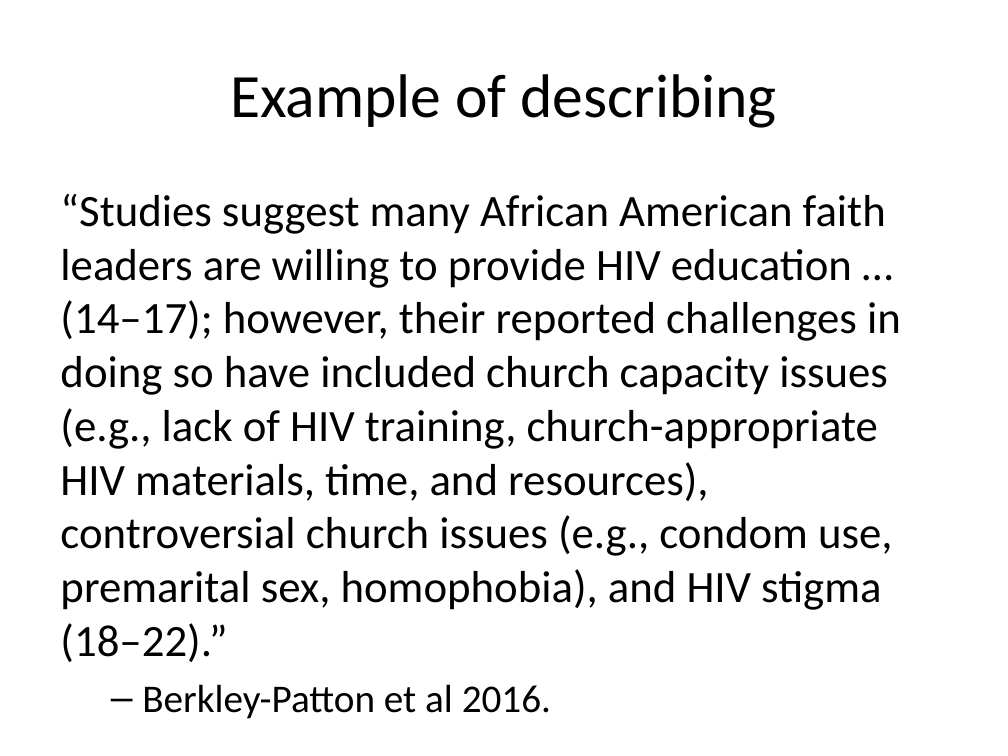
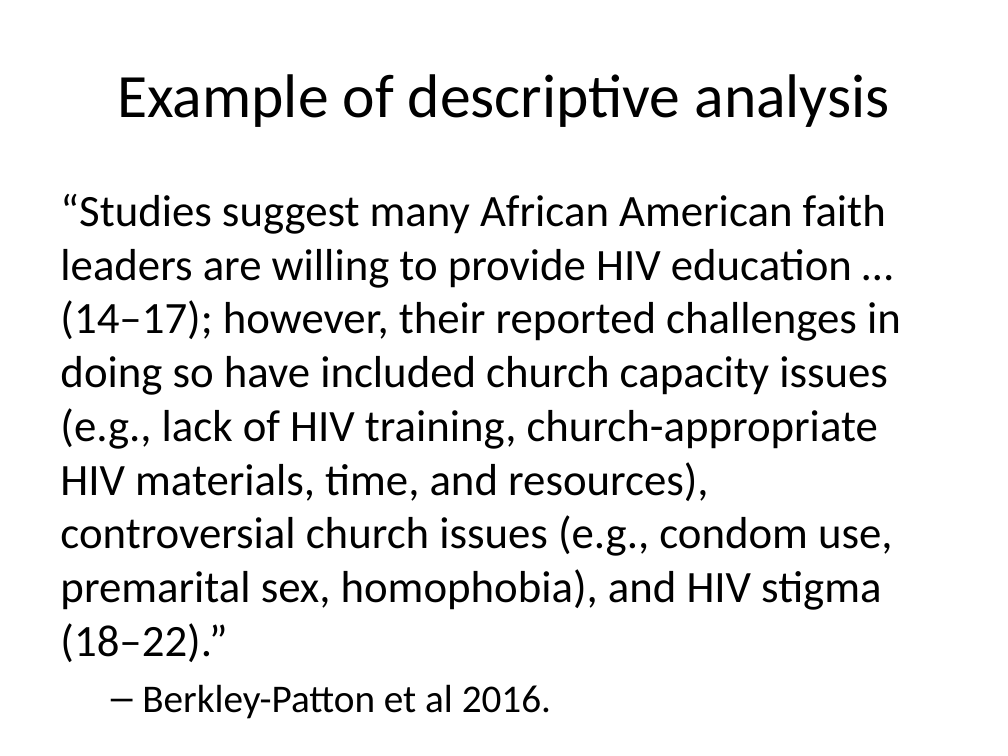
Before and after one commit to classes-medb/5510, a slide deck: slide 15 of doc/video-03-literature-review.pptx (slide 12 before the commit). Drawn at 1008x756 pixels with LibreOffice and Linux fonts; fonts in the diff are those of the drawing. Boxes give left, top, right and bottom in pixels: in the first picture for what was removed or moved away, otherwise in the second. Text is boxed around its words. In the diff, an @@ line names an element or a change of style, - is before the commit and + after.

```diff
--- a/doc/video-03-literature-review.pptx
+++ b/doc/video-03-literature-review.pptx
@@ title at (117, 74, 890, 127): text changed @@
-Example of describing
+Example of descriptive analysis
```
Also in this commit, not shown: 9 other slides changed, 8 slides added, 15 slides removed, 8 other files.
